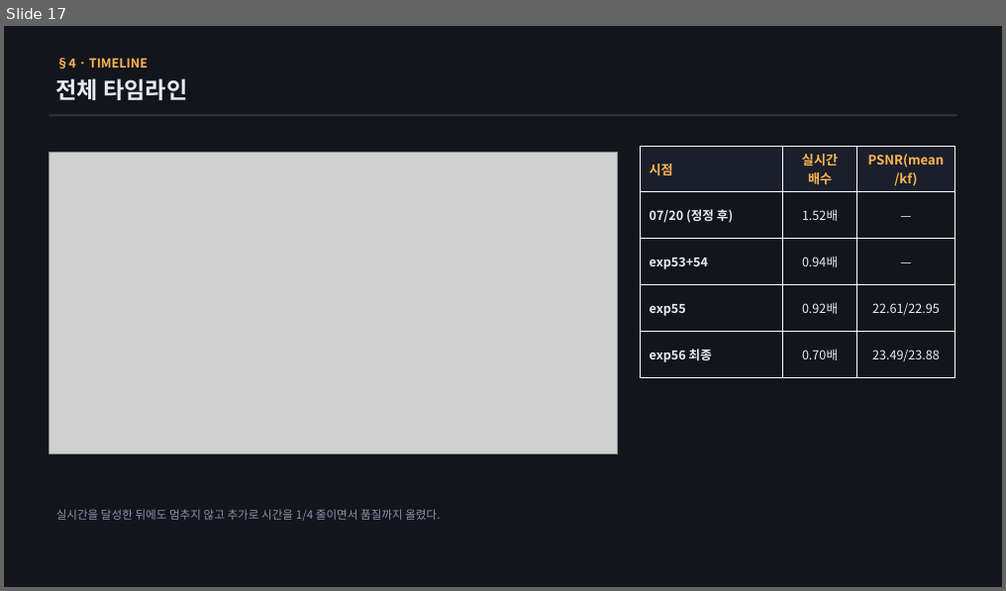
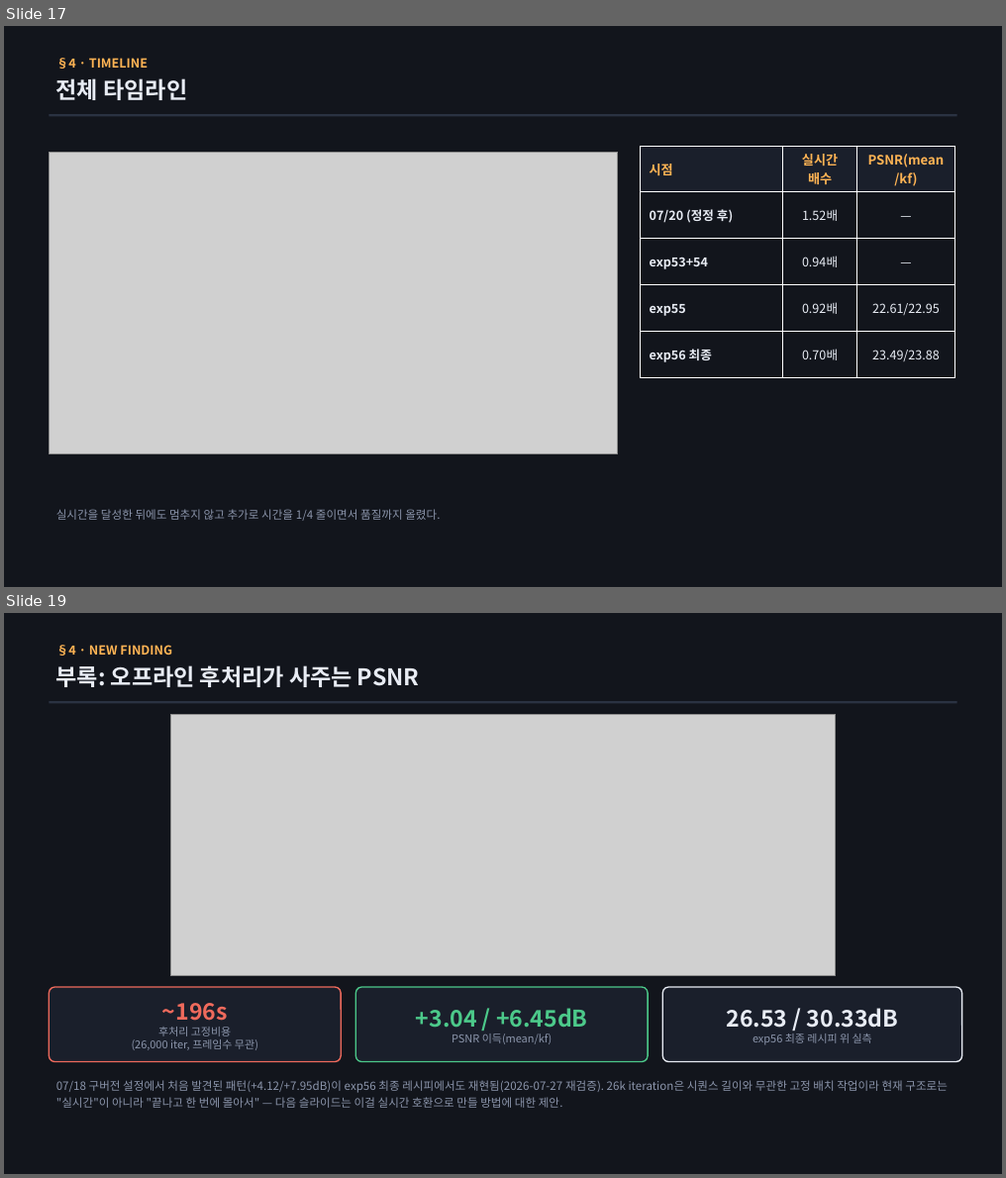
Before and after one commit to sawo0150/gs_floaterLab, a slide deck: context/ppt/ppt0727/vigs_realtime_journey_0727.pptx. Shown one above the other, each under a label of ours: slide 17 before the commit, slides 17 and 19 after it; the slides between them are not shown. The pictures are 1006x591 and 1006x1178 pixels, drawn with LibreOffice and Linux fonts; fonts in the diff are those of the drawing; grey boxes stand for pictures. Boxes give left, top, right and bottom in pixels: in the first picture for what was removed or moved away, otherwise in the second. Text is boxed around its words. In the diff, an @@ line names an element or a change of style, - is before the commit and + after.

Commit message:
ppt0727: 후처리(색정제) PSNR 이득 실측 + baseline/최종/후처리 PLY 렌더링 비교 추가
demo.py를 --pure_online 없이 exp56 최종 레시피 위에서 재실행해 offline
color_refinement(26k iter 고정비용)의 실제 이득을 재검증(+3.04/+6.45dB,
구버전 07/18 수치 +4.12/+7.95dB와 같은 패턴 재현). 세 PLY(baseline/
online-final/polished)를 VIGS 자체 렌더러로 같은 시점에서 렌더링해
비교 슬라이드 2장(§4 NEW FINDING / PROPOSAL)을 덱에 추가하고 실시간
호환 후처리 설계안 3가지(A 상시 백그라운드화/B 우선순위 스케줄링/
C 반복수 축소)를 제안. ply_compare/ 폴더에 세 PLY와 출처/수치 README 보존.

```diff
--- a/context/ppt/ppt0727/vigs_realtime_journey_0727.pptx
+++ b/context/ppt/ppt0727/vigs_realtime_journey_0727.pptx
@@ slide 19 added at (4, 613, 1002, 1174), background #FFFFFF @@
@@ rectangle added at (4, 613, 1002, 1174), fill #12151C @@
@@ text added at (56, 645, 172, 656), 12 pt, text #FFB454, bold @@
+§4 · NEW FINDING
@@ text added at (56, 665, 420, 687), 22 pt, text #E8ECF4, bold @@
+부록: 오프라인 후처리가 사주는 PSNR
@@ rectangle added at (49, 701, 957, 703), fill #2A3242 @@
@@ picture added at (171, 714, 836, 976) @@
@@ rounded rectangle added at (49, 987, 341, 1062), fill #1A1F2B, outline #EF6A5C 1.25 pt, 10.5 pt, text #8B95AB @@
+~196s
+후처리 고정비용
+(26,000 iter, 프레임수 무관)
@@ rounded rectangle added at (355, 987, 648, 1062), fill #1A1F2B, outline #4CC98A 1.25 pt, 10.5 pt, text #8B95AB @@
++3.04 / +6.45dB
+PSNR 이득(mean/kf)
@@ rounded rectangle added at (662, 987, 962, 1062), fill #1A1F2B, outline #E8ECF4 1.25 pt, 22 pt, text #E8ECF4, bold @@
+26.53 / 30.33dB
+exp56 최종 레시피 위 실측
@@ text added at (56, 1080, 947, 1108), 11 pt, text #8B95AB @@
+07/18 구버전 설정에서 처음 발견된 패턴(+4.12/+7.95dB)이 exp56 최종 레시피에서도 재현됨(2026-07-27 재검증). 26k iteration은 시퀀스 길이와 무관한 고정 배치 작업이라 현재 구조로는 "실시간"이 아니라 "끝나고 한 번에 몰아서" — 다음 슬라이드는 이걸 실시간 호환으로 만들 방법에 대한 제안.
```
Also in this commit, not shown: 1 slide changed, 1 other slide added, 7 other files.
